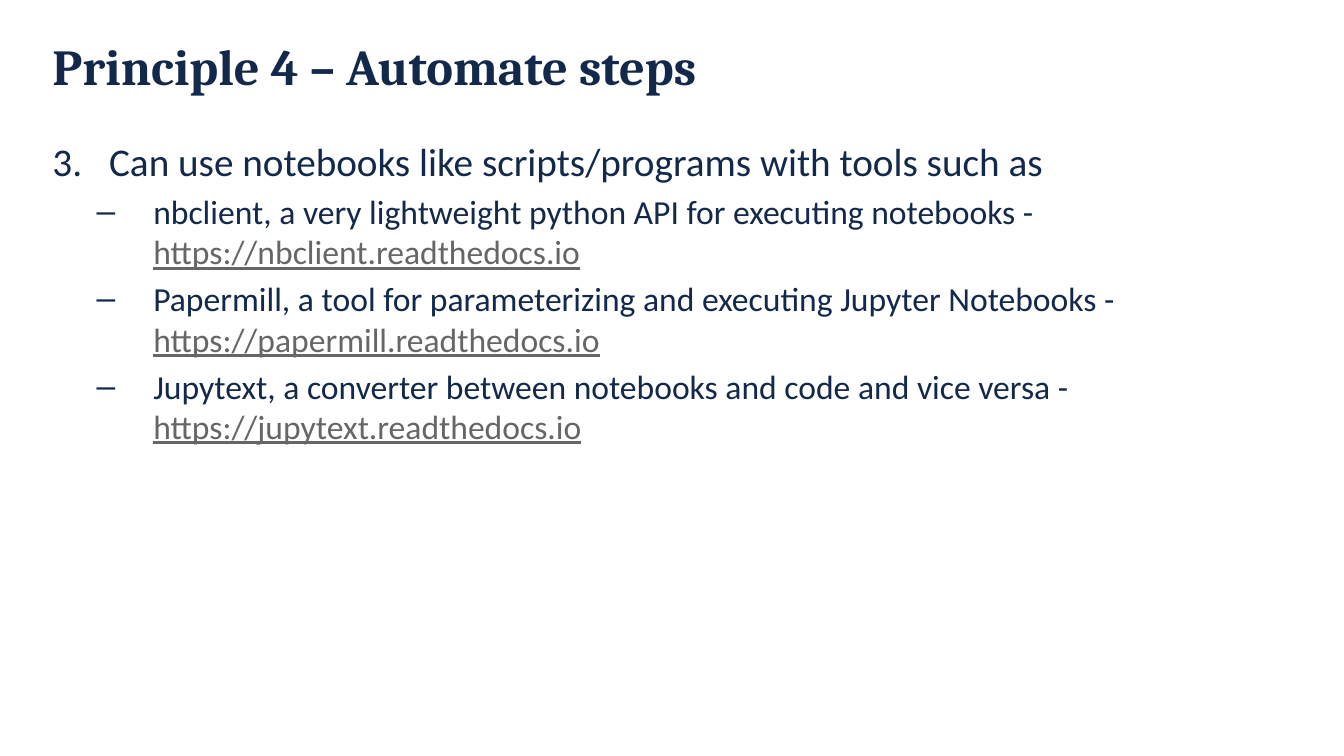
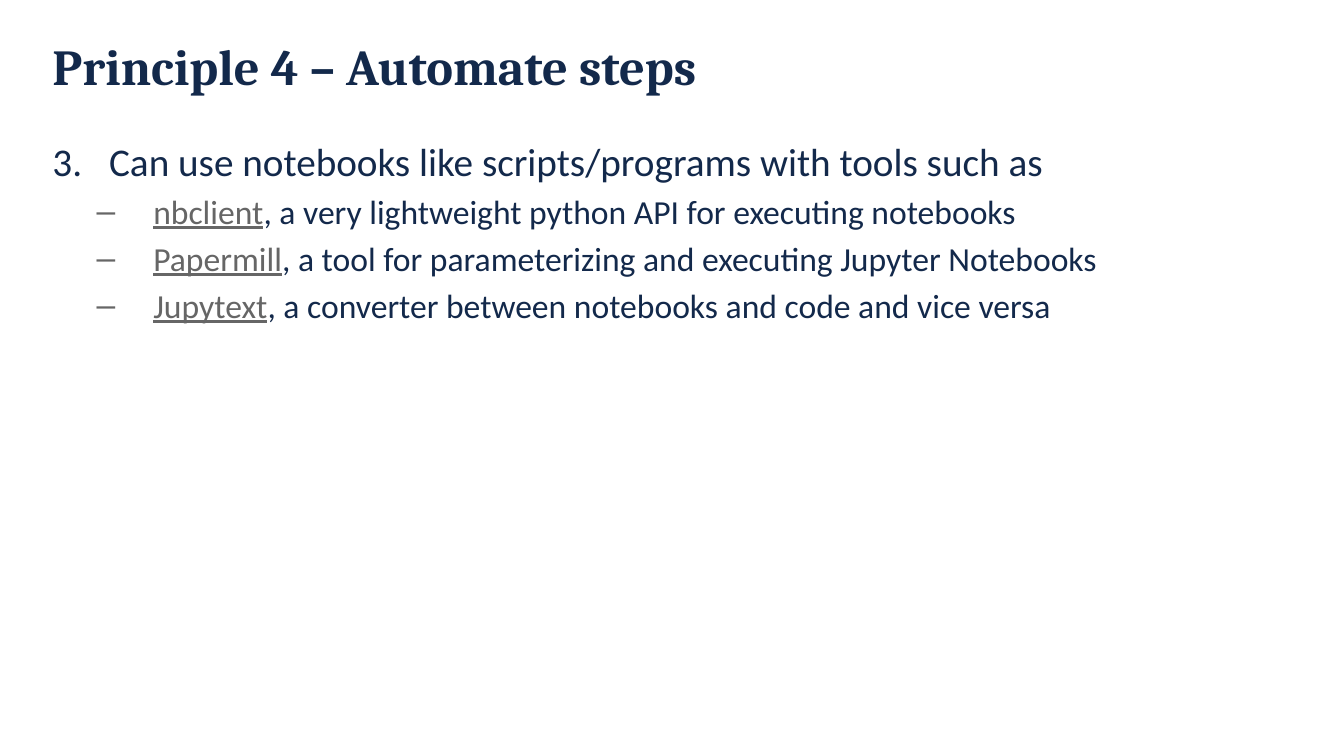
Before and after one commit to danielskatz/repro-fdtd1d, a slide deck: slide 17 of Computational_Reproducibility.pptx. Drawn at 1344x756 pixels with LibreOffice and Linux fonts; fonts in the diff are those of the drawing; background and template pictures are left out. Boxes give left, top, right and bottom in pixels: in the first picture for what was removed or moved away, otherwise in the second. Text is boxed around its words. In the diff, an @@ line names an element or a change of style, - is before the commit and + after.

```diff
--- a/Computational_Reproducibility.pptx
+++ b/Computational_Reproducibility.pptx
@@ text at box(153, 200, 1096, 324): text changed @@
-  – nbclient, a very lightweight python API for executing notebooks - https://nbclient.readthedocs.io
-  – Papermill, a tool for parameterizing and executing Jupyter Notebooks - https://papermill.readthedocs.io
-  – Jupytext, a converter between notebooks and code and vice versa - https://jupytext.readthedocs.io
+  – nbclient, a very lightweight python API for executing notebooks
+  – Papermill, a tool for parameterizing and executing Jupyter Notebooks
+  – Jupytext, a converter between notebooks and code and vice versa
```
Also in this commit, not shown: 22 other slides changed.
